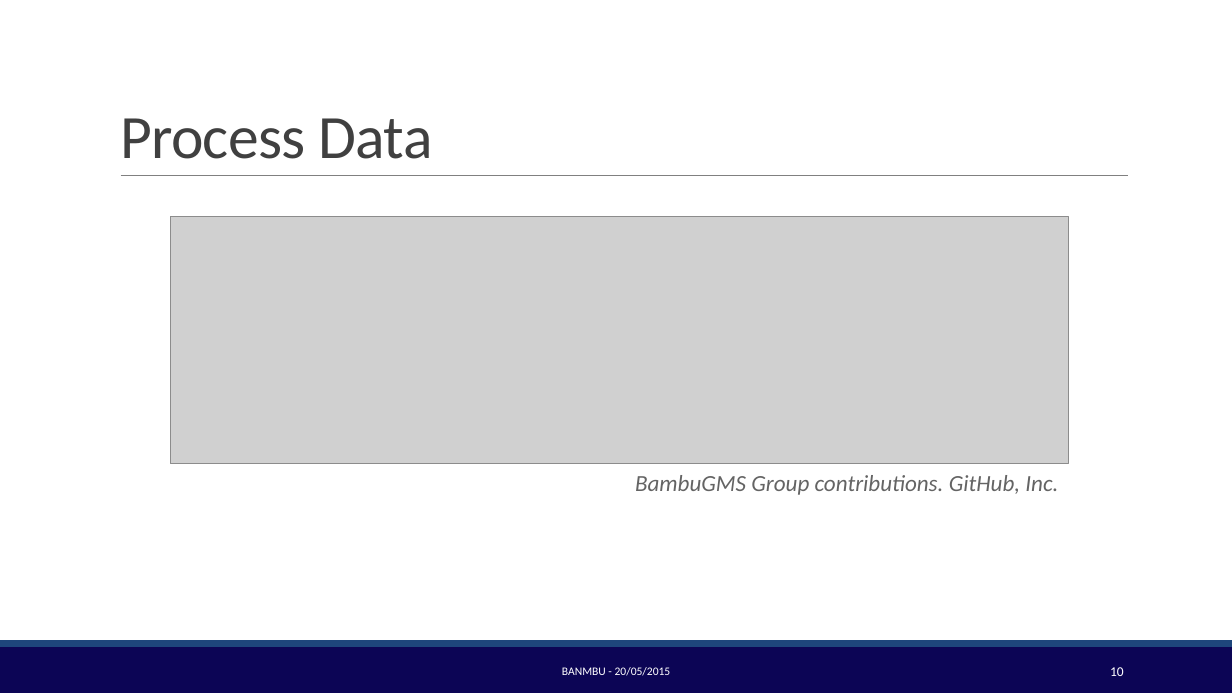
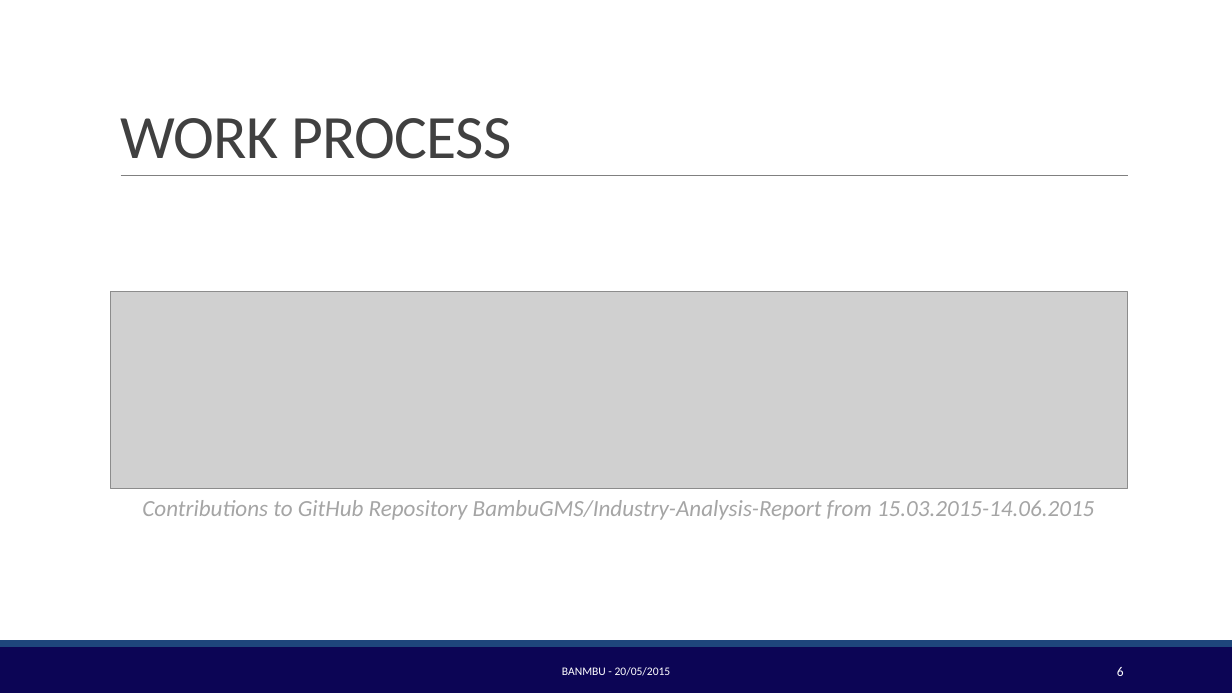
Before and after one commit to BambuGMS/Industry-Analysis-Report, a slide deck: slide 6 of Assignments/Presentations/2015.06.14_Presentation.pptx (slide 10 before the commit). Drawn at 1232x693 pixels with LibreOffice and Linux fonts; fonts in the diff are those of the drawing; grey boxes stand for pictures; background and template pictures are left out. Boxes give left, top, right and bottom in pixels: in the first picture for what was removed or moved away, otherwise in the second. Text is boxed around its words. In the diff, an @@ line names an element or a change of style, - is before the commit and + after.

Commit message:
Updated the Meeting Minutes from yesterday with a complete statement & added the Git contribution figure to the presentation

```diff
--- a/Assignments/Presentations/2015.06.14_Presentation.pptx
+++ b/Assignments/Presentations/2015.06.14_Presentation.pptx
@@ title at box(120, 118, 511, 159): text changed @@
-Process Data
+WORK PROCESS
@@ picture: place and size @@
-picture at box(170, 216, 1068, 464)
+picture at box(111, 291, 1128, 489)
@@ text removed at box(635, 475, 1058, 495) @@
-BambuGMS Group contributions. GitHub, Inc.
@@ text added at box(142, 500, 1094, 520), 18 pt, text #A5A5A5, italic @@
+Contributions to GitHub Repository BambuGMS/Industry-Analysis-Report from 15.03.2015-14.06.2015
@@ page number at box(1117, 667, 1124, 676): text changed @@
-10
+6
```
Also in this commit, not shown: 3 other slides changed, 1 slide added, 7 slides removed, 1 other file.
